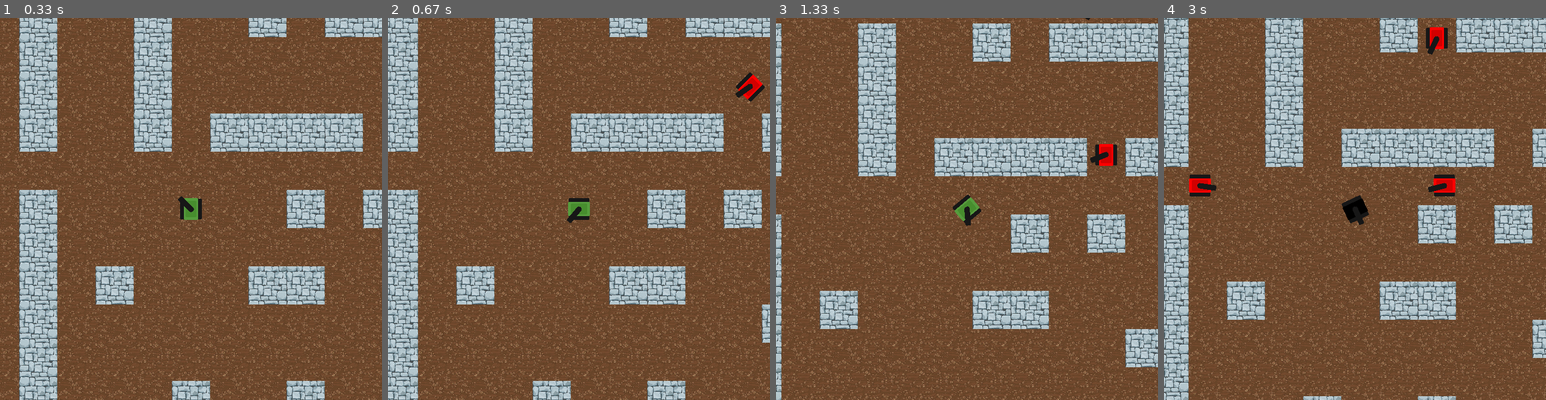
Above: before the commit, frames 1-4 (left to right).
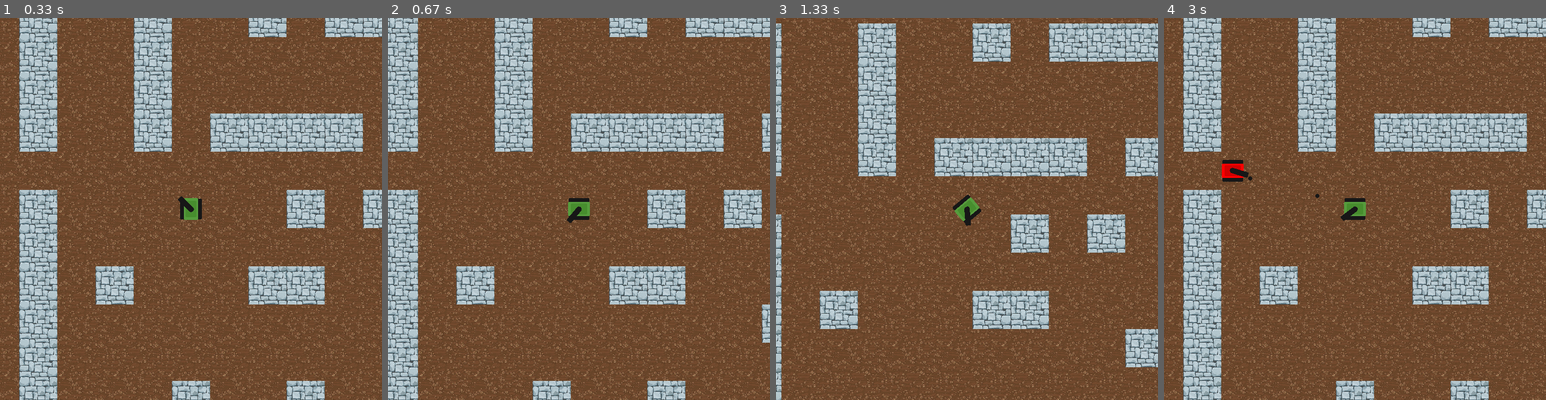
Above: after the commit, the same moments.

Repository: Camleaf/ICS3U
Game: pygame game, started from U3/main.py
Same seed, same stepped clock (60 frames per second), same inputs: the game is played once before the commit and once after it.
Inputs (mouse positions are in pixels of both pictures, inside the frame that each line leads up to):
- Up to frame 1 (0.33 s): no input
- Up to frame 2 (0.67 s): hold D from 0.33 s (still down); move the mouse to (563, 224) at 0.37 s
- Up to frame 3 (1.33 s): release D at 0.8 s; hold W 0.83-1.13 s; move the mouse to (1089, 197) at 0.87 s; hold D from 1.17 s (still down); move the mouse to (970, 235) at 1.2 s
- Up to frame 4 (3 s): release D at 1.63 s; hold A 1.67-2.2 s; move the mouse to (1263, 212) at 1.7 s; hold S 2.23-2.53 s; move the mouse to (1393, 293) at 2.27 s; hold A 2.57-2.97 s; move the mouse to (1236, 296) at 2.6 s

Frame 1 is identical in both runs. In frame 2, 0.3% of the frame differs, in the area x 91-99%, y 14-22%; in frame 3, 0.3%; in frame 4, 54%, in the area x 0-100%, y 0-100%.

Commit message:
quick thing for less lag on my chromebook

Diff:
--- a/U3/main.py
+++ b/U3/main.py
@@ -27,7 +27,7 @@
 walls = Walls(GAME_BASE,GAME_HEIGHT, DISPLAY_BASE, DISPLAY_HEIGHT)
 player = Player(40,40,DISPLAY_BASE, DISPLAY_HEIGHT, GAME_BASE, GAME_HEIGHT)
 player_container = Create_Container(player)
-enemies = Enemies(10,40,40,GAME_BASE, GAME_HEIGHT,DISPLAY_BASE, DISPLAY_HEIGHT, walls, player.camera_x, player.camera_y, 15)
+enemies = Enemies(5,40,40,GAME_BASE, GAME_HEIGHT,DISPLAY_BASE, DISPLAY_HEIGHT, walls, player.camera_x, player.camera_y, 15)
 player.create_magazine(walls)
 menu = Menu(DISPLAY_BASE, DISPLAY_HEIGHT)
 
